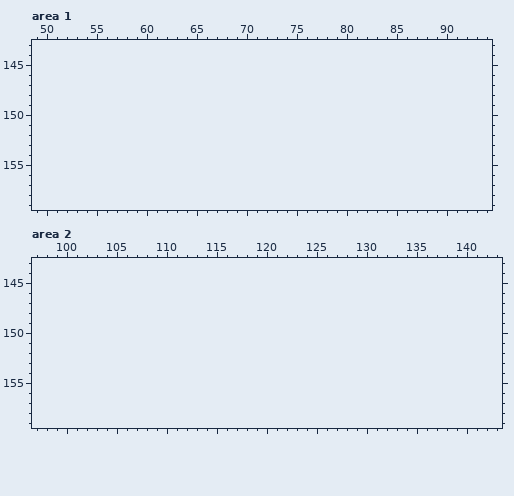
Edited in one commit: pixel-art file (art/plates.aseprite). The picture above was drawn from the file before the commit.
192x128 pixels, 1 frame. Shown: area 1: x 49..94, y 143..159; area 2: x 97..143, y 143..159. The old version is drawn lined up with the new one, on the new canvas. The commit also changed other parts of the picture, which this record leaves out.
After the commit:
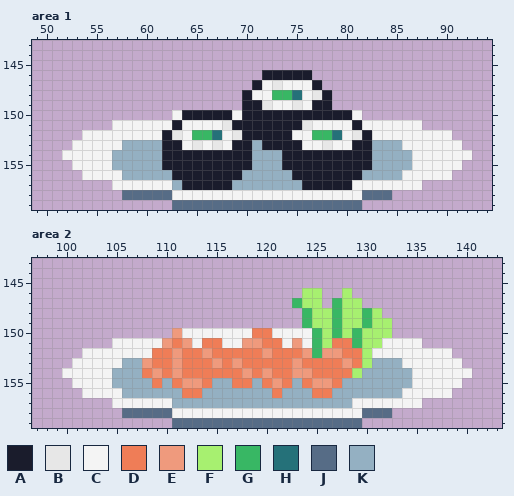
Palette (. is transparent): A #1a1c2c  B #e7e7e7  C #f4f4f4  D #ef7d57  E #ef9a7d  F #a7f070  G #38b764  H #257179  J #566c86  K #94b0c2
Difference:
canvas 192x128 -> 192x160
Area 1:
y 146: x 72..76 ..... -> AAAAA
y 147: x 71..77 ....... -> ACBCCCA
y 148: x 70..78 ......... -> ACCGGHCBA
y 149: x 70..78 ......... -> AABCCBCAA
y 150: x 63..81 ................... -> CAAAAACAAAAAAAAAAAC
y 151: x 57..87 ............................... -> CCCCCCACCCCBAAAAAAABCCCCACCCCCC
y 152: x 54..90 ..................................... -> CCCCCCCCABCGGHCBAAAAACCGGHCBACCCCCCCC
y 153: x 53..91 ....................................... -> CCCCCKKKKAACBCBCAAKAAAACCBCCAAKKKCCCCCC
y 154: x 52..92 ......................................... -> CCCCCKKKKKAAAAAAAAAKKKAAAAAAAAAKKKKCCCCCC
y 155: x 53..91 ....................................... -> CCCCKKKKKAAAAAAAAAKKKAAAAAAAAAKKKKCCCCC
y 156: x 54..90 ..................................... -> CCCCKKKKKAAAAAAAKKKKKAAAAAAAKKKKCCCCC
y 157: x 57..87 ............................... -> CCCCCCKAAAAAKKKKKKKAAAAACCCCCCC
y 158: x 58..84 ........................... -> JJJJJCCCCCCCCCCCCCCCCCCCJJJ
y 159: x 63..81 ................... -> JJJJJJJJJJJJJJJJJJJ
Area 2:
y 146: x 124..125 .. -> FF; x 128 . -> F
y 147: x 123..125 ... -> GFF; x 127..129 ... -> GFF
y 148: x 124..131 ........ -> GFFGFFGF
y 149: x 124..132 ......... -> GFFGFFGFF
y 150: x 111..132 ...................... -> ECCCCCCCDDCCCCGFGFGFFF
y 151: x 105..135 ............................... -> CCCCCEDECDDCCEEDDCECGFDDGFFCCCC
y 152: x 102..138 ..................................... -> CCCCCCCDDEDDEDDDDDEDDDEGEEDDFCCCCCCCC
y 153: x 101..139 ....................................... -> CCCCCKKEDDEDDDEDEDDDDDEDDDDEDFKKKCCCCCC
y 154: x 100..140 ......................................... -> CCCCCKKKDEDEDDDDDDEDEDDEEDDDDFKKKKKCCCCCC
y 155: x 101..139 ....................................... -> CCCCKKKKDKDEEDKKDDKDEDKDEEDKKKKKKKCCCCC
y 156: x 102..138 ..................................... -> CCCCKKKKKKDDKKKKKKKDKKKDDKKKKKKKCCCCC
y 157: x 105..135 ............................... -> CCCCCCKKKKKKKKKKKKKKKKKKCCCCCCC
y 158: x 106..132 ........................... -> JJJJJCCCCCCCCCCCCCCCCCCCJJJ
y 159: x 111..129 ................... -> JJJJJJJJJJJJJJJJJJJ
Where, in picture pixels (left, top, right, bottom), the same in both pictures:
added: (62, 70, 472, 210)
added: (62, 288, 472, 428)
